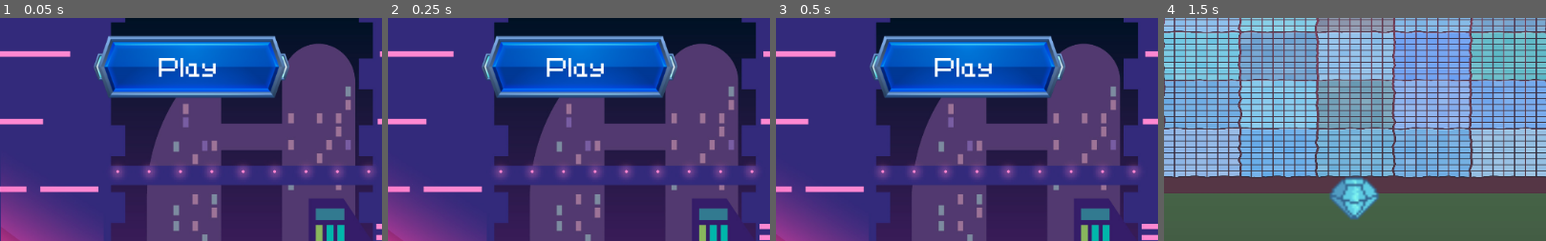
Above: before the commit, frames 1-4 (left to right).
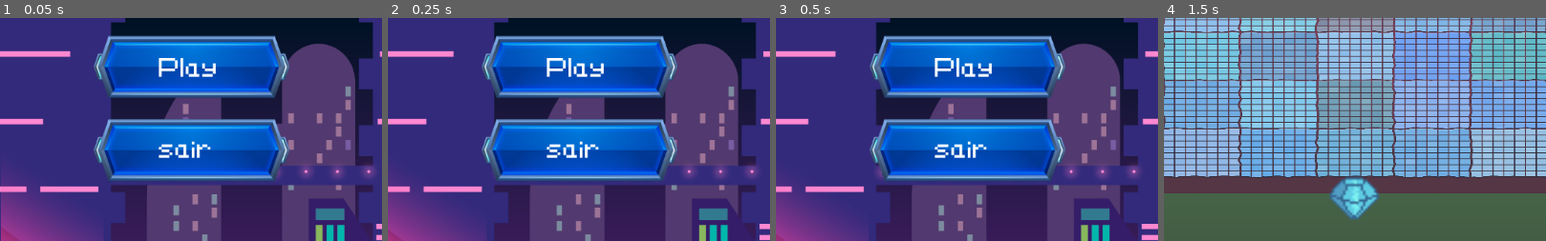
Above: after the commit, the same moments.

Repository: 2023M1T8-Inteli/grupo3
Game: Godot game, scene res://cenas/menu/Menu.tscn
Two runs of this game, one before a commit and one after it. Both use one fixed random seed, a clock stepped at 60 frames per second and the inputs below.
Inputs:
- Up to frame 1 (0.05 s): no input
- Up to frame 2 (0.25 s): no input
- Up to frame 3 (0.5 s): no input
- Up to frame 4 (1.5 s): click "Play" at 0.5 s; tap Enter (ui_accept) at 1.25 s; hold Right (ui_right) from 1.28 s (still down)
The pictures show only the part of the screen within x 25-75%, y 50-100%; the shares and areas given below are measured in that part.

The runs differ from the first frame. In frame 1, 13% of the frame differs, in the area x 24-76%, y 45-74%; in frame 2, 13%; in frame 3, 13%; in frame 4, nothing differs.

Commit message:
Mudanças

Diff:
--- a/src/Projeto-MR.Vtal/cenas/menu/Menu.tscn
+++ b/src/Projeto-MR.Vtal/cenas/menu/Menu.tscn
@@ -90,6 +90,22 @@
 custom_fonts/font = SubResource( 1 )
 text = "Play"
 
+[node name="sair" type="TextureButton" parent="VBoxContainer"]
+margin_top = 112.0
+margin_right = 417.0
+margin_bottom = 220.0
+texture_normal = ExtResource( 2 )
+texture_pressed = ExtResource( 4 )
+texture_hover = ExtResource( 1 )
+
+[node name="Label" type="Label" parent="VBoxContainer/sair"]
+margin_left = 97.0
+margin_top = 29.0
+margin_right = 177.0
+margin_bottom = 66.0
+custom_fonts/font = SubResource( 1 )
+text = "sair"
+
 [node name="Label3" type="Label" parent="."]
 margin_left = 469.0
 margin_top = 136.0
@@ -112,3 +128,4 @@
 [connection signal="pressed" from="TextureRect/Volume" to="TextureRect" method="_on_Volume_pressed"]
 [connection signal="timeout" from="TextureRect/Timer" to="TextureRect" method="_on_Timer_timeout"]
 [connection signal="pressed" from="VBoxContainer/TextureButton" to="TextureRect" method="_on_TextureButton_pressed"]
+[connection signal="pressed" from="VBoxContainer/sair" to="TextureRect" method="_on_sair_pressed"]
--- /dev/null
+++ b/src/Projeto-MR.Vtal/config.gd
@@ -0,0 +1,30 @@
+extends CanvasLayer
+
+
+# Declare member variables here. Examples:
+# var a = 2
+# var b = "text"
+
+
+# Called when the node enters the scene tree for the first time.
+func _ready():
+	pass # Replace with function body.
+
+
+# Called every frame. 'delta' is the elapsed time since the previous frame.
+#func _process(delta):
+#	pass
+
+
+func _on_TextureButton_button_down():
+	$ColorRect.show()
+	$ColorRect/AnimationPlayer.play_backwards("options")
+	 # Replace with function body.
+	$TextureButton/Timer.start()
+
+func _on_Timer_timeout():
+	$TextureButton.hide()
+
+
+func _on_cdigo_vtal_pressed():
+	pass # Replace with function body.
--- /dev/null
+++ b/src/Projeto-MR.Vtal/config.tscn
@@ -0,0 +1,91 @@
+[gd_scene load_steps=8 format=2]
+
+[ext_resource path="res://imagens/buttons/config_button-removebg-preview.png" type="Texture" id=1]
+[ext_resource path="res://config.gd" type="Script" id=2]
+[ext_resource path="res://imagens/menu/Captura_de_tela_2023-02-08_142458-removebg-preview_resized.png" type="Texture" id=3]
+[ext_resource path="res://imagens/menu/Captura_de_tela_2023-02-08_140340-removebg-preview_resized (2).png" type="Texture" id=4]
+[ext_resource path="res://imagens/menu/image-removebg-preview_resized.png" type="Texture" id=5]
+
+[sub_resource type="Animation" id=1]
+length = 0.001
+tracks/0/type = "value"
+tracks/0/path = NodePath(".:modulate")
+tracks/0/interp = 1
+tracks/0/loop_wrap = true
+tracks/0/imported = false
+tracks/0/enabled = true
+tracks/0/keys = {
+"times": PoolRealArray( 0 ),
+"transitions": PoolRealArray( 1 ),
+"update": 0,
+"values": [ Color( 1, 1, 1, 1 ) ]
+}
+
+[sub_resource type="Animation" id=2]
+resource_name = "options"
+tracks/0/type = "value"
+tracks/0/path = NodePath(".:modulate")
+tracks/0/interp = 1
+tracks/0/loop_wrap = true
+tracks/0/imported = false
+tracks/0/enabled = true
+tracks/0/keys = {
+"times": PoolRealArray( 0, 0.2 ),
+"transitions": PoolRealArray( 1, 1 ),
+"update": 0,
+"values": [ Color( 1, 1, 1, 1 ), Color( 1, 1, 1, 0 ) ]
+}
+
+[node name="Node2D" type="CanvasLayer"]
+script = ExtResource( 2 )
+
+[node name="ColorRect" type="ColorRect" parent="."]
+visible = false
+margin_left = 134.0
+margin_top = 27.0
+margin_right = 862.0
+margin_bottom = 571.0
+
+[node name="AnimationPlayer" type="AnimationPlayer" parent="ColorRect"]
+anims/RESET = SubResource( 1 )
+anims/options = SubResource( 2 )
+
+[node name="VBoxContainer" type="VBoxContainer" parent="ColorRect"]
+margin_left = 196.0
+margin_top = 127.0
+margin_right = 492.0
+margin_bottom = 459.0
+
+[node name="resume" type="TextureButton" parent="ColorRect/VBoxContainer"]
+margin_right = 296.0
+margin_bottom = 108.0
+texture_normal = ExtResource( 4 )
+texture_pressed = ExtResource( 5 )
+texture_hover = ExtResource( 3 )
+
+[node name="menu" type="TextureButton" parent="ColorRect/VBoxContainer"]
+margin_top = 112.0
+margin_right = 296.0
+margin_bottom = 220.0
+texture_normal = ExtResource( 4 )
+texture_pressed = ExtResource( 5 )
+texture_hover = ExtResource( 3 )
+
+[node name="código_vtal" type="TextureButton" parent="ColorRect/VBoxContainer"]
+margin_top = 224.0
+margin_right = 296.0
+margin_bottom = 332.0
+texture_normal = ExtResource( 4 )
+texture_pressed = ExtResource( 5 )
+texture_hover = ExtResource( 3 )
+
+[node name="TextureButton" type="TextureButton" parent="."]
+margin_left = 950.0
+margin_right = 1020.0
+margin_bottom = 76.0
+texture_normal = ExtResource( 1 )
+
+[node name="Timer" type="Timer" parent="TextureButton"]
+
+[connection signal="button_down" from="TextureButton" to="." method="_on_TextureButton_button_down"]
+[connection signal="timeout" from="TextureButton/Timer" to="." method="_on_Timer_timeout"]
--- a/src/Projeto-MR.Vtal/scripts/menu/TextureRect.gd
+++ b/src/Projeto-MR.Vtal/scripts/menu/TextureRect.gd
@@ -19,3 +19,7 @@
 	else:
 		$musica_fundo.play()
 		music_status = true
+
+
+func _on_sair_pressed():
+	get_tree().quit()
Binary file added: src/Projeto-MR.Vtal/imagens/buttons/config_button-removebg-preview.png
Not shown, added: src/Projeto-MR.Vtal/imagens/buttons/config_button-removebg-preview.png.import
